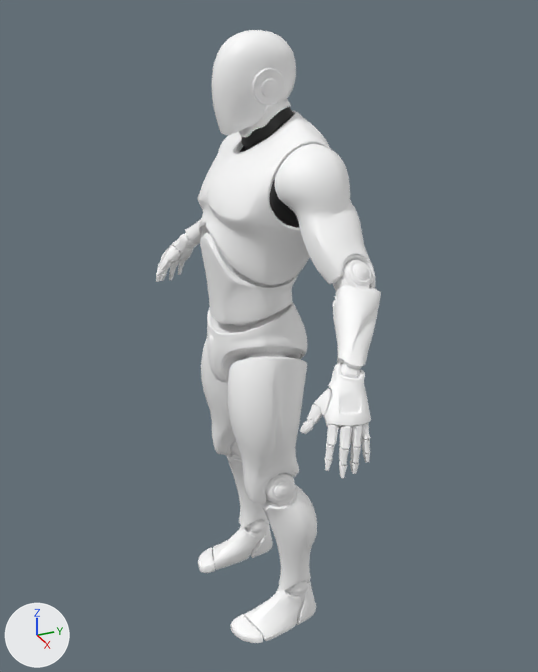
The Blender file combat-character-select/Design/Blender/manequin.blend as it was, and as the next commit left it.
Camera for both pictures: a 50 mm lens placed at (1.905, -0.798, 1.934), pointed at (-0.012, 0.065, 0.976). The lights are fixed; the arrows at lower left show +X, +Y and +Z.

The first picture shows 'obj-manequin'.
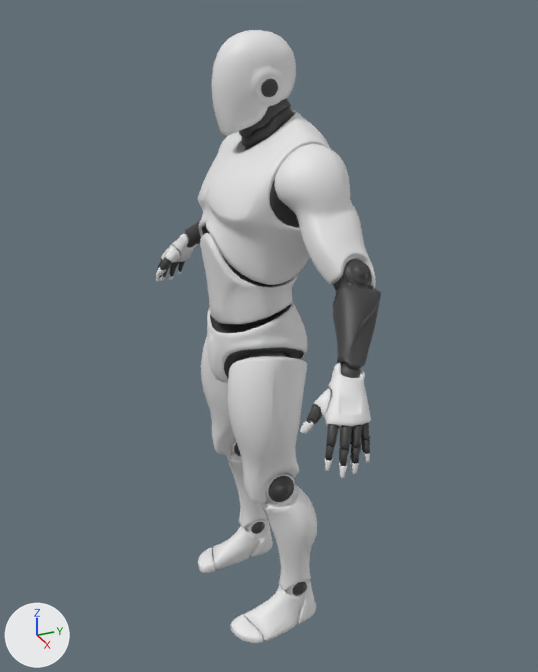
The newer file is also rescaled (x0.985) as a whole; pictures and numbers use the older file's frame.

What differs and where, as boxes (x1, y1, x2, y2) in the pictures (538 x 672 px; the box of a moved part takes in the faces that stretch with it):
'obj-manequin', recoloured, surface changed: (156, 30, 381, 643) in both
part 1 of me_msh_manequin, moved or reshaped: before (156, 55, 381, 470); after (156, 55, 378, 474)
part 2 of me_msh_manequin, moved or reshaped: (202, 450, 311, 637) in both
part 3 of me_msh_manequin, recoloured: (157, 81, 381, 533) in both

What the commit changed:
Material 'mt-skin' (mat_mt_skin) changes colour from white #ffffff to white #e7e7e7; in linear values from (1.0, 1.0, 1.0) to (0.8, 0.8, 0.8).
me_msh_manequin has 20684 vertices, 23317 faces and spans x -0.7..0.7, y -0.15..0.22, z 0.0..1.85.
me_msh_manequin is used by ob_obj_manequin; location (0.0, 0.0, 0.0).
me_msh_manequin part 1: 1634 vertices moved within x -0.7..0.69, y -0.13..0.21, z 0.84..1.77.
me_msh_manequin part 2: 385 vertices moved within x -0.23..0.23, y -0.14..0.15, z 0.01..0.59.
me_msh_manequin part 3: 3290 faces spanning x -0.7..0.7, y -0.13..0.17, z 0.11..1.74 switch from mat_mt_skin (white #ffffff) to mat_mt_joints (black #3e3e3e).
